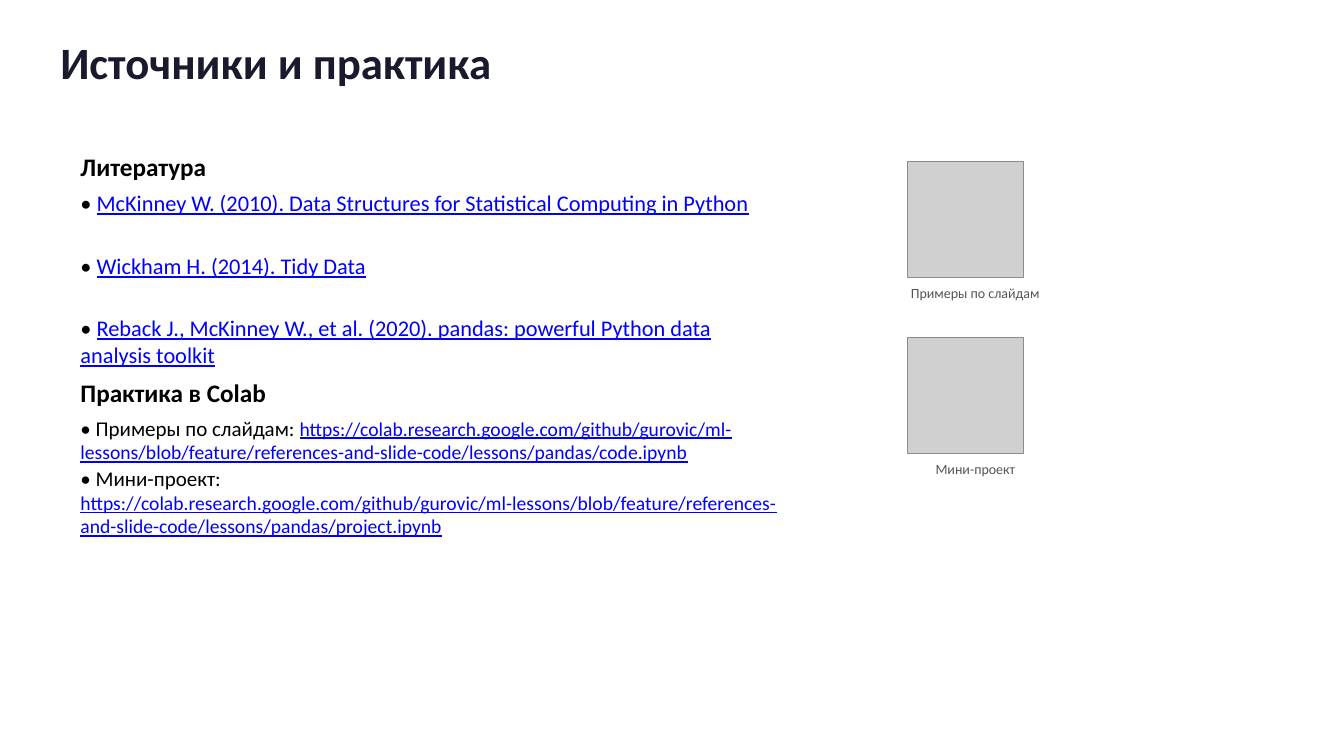
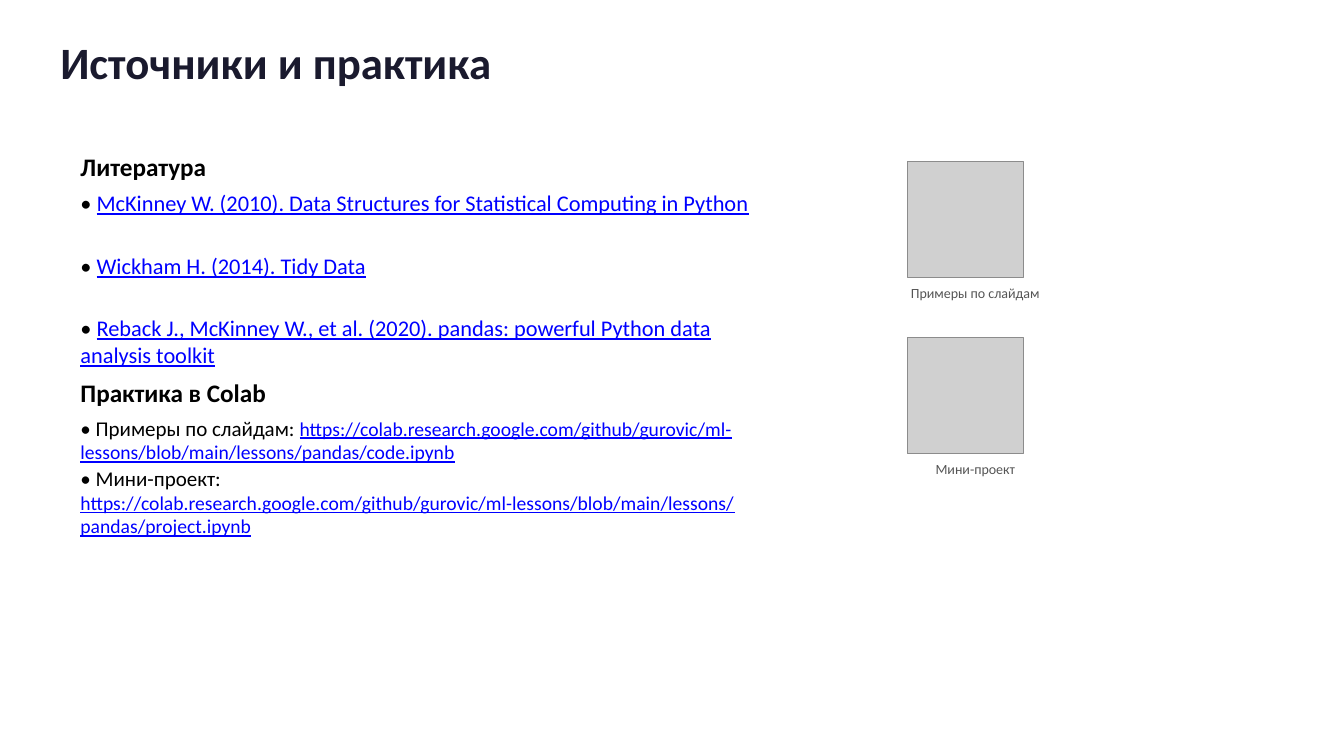
Before and after one commit to gurovic/ml-lessons, a slide deck: slide 33 of lessons/pandas/presentation.pptx. Drawn at 1344x756 pixels with LibreOffice and Linux fonts; fonts in the diff are those of the drawing; grey boxes stand for pictures. Boxes give left, top, right and bottom in pixels: in the first picture for what was removed or moved away, otherwise in the second. Text is boxed around its words. In the diff, an @@ line names an element or a change of style, - is before the commit and + after.

```diff
--- a/lessons/pandas/presentation.pptx
+++ b/lessons/pandas/presentation.pptx
@@ text at [80,421,732,463]: text changed @@
-• Примеры по слайдам: https://colab.research.google.com/github/gurovic/ml-lessons/blob/feature/references-and-slide-code/lessons/pandas/code.ipynb
+• Примеры по слайдам: https://colab.research.google.com/github/gurovic/ml-lessons/blob/main/lessons/pandas/code.ipynb
@@ text at [80,472,733,537]: text changed @@
-• Мини-проект: https://colab.research.google.com/github/gurovic/ml-lessons/blob/feature/references-and-slide-code/lessons/pandas/project.ipynb
+• Мини-проект: https://colab.research.google.com/github/gurovic/ml-lessons/blob/main/lessons/pandas/project.ipynb
```
Also in this commit, not shown: 8 other files.
